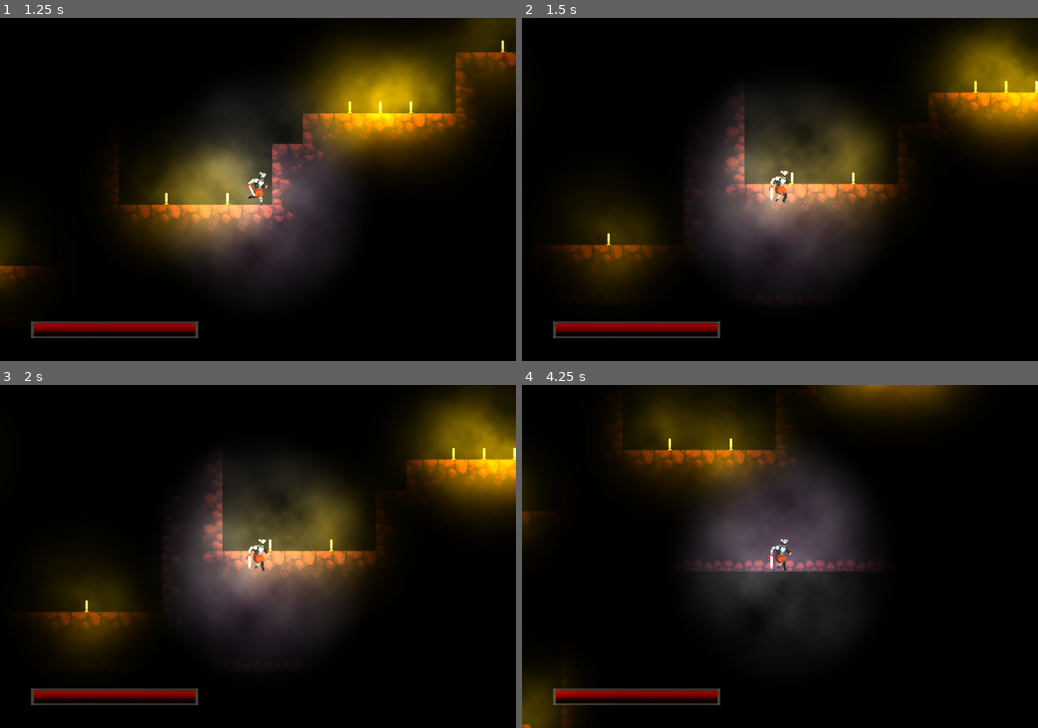
Above: before the commit, frames 1-4 (two rows, left to right).
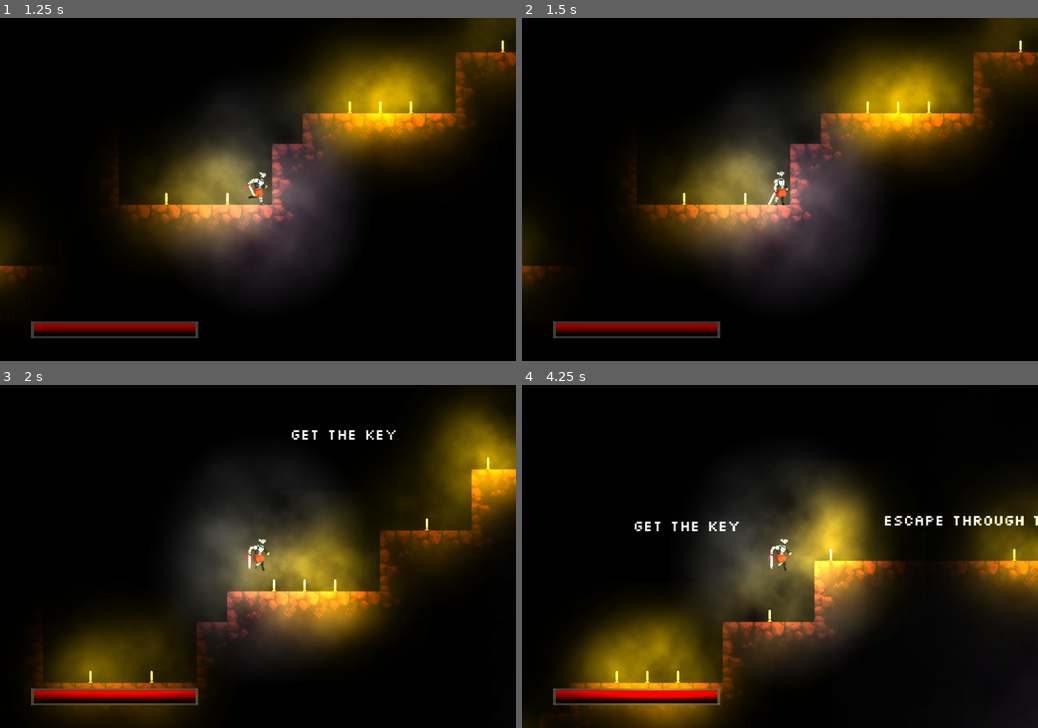
Above: after the commit, the same moments.

Repository: EmersonGGS/Fate-The-Broken-Thread-GameOffJam2021
Game: Godot game, scene res://Scenes/StartMenu.tscn
Two runs of this game, one before a commit and one after it. Both use one fixed random seed, a clock stepped at 60 frames per second and the inputs below. Sound files missing from this copy of the repository are replaced by a short silence.
Inputs (mouse positions are in pixels of both pictures, inside the frame that each line leads up to):
- Up to frame 1 (1.25 s): tap Enter (ui_accept) at 0.5 s; move the mouse to (371, 172) at 0.52 s; hold Right (right) from 0.53 s (still down); right-click (371, 172) at 0.6 s; tap Space (jump) at 0.77 s
- Up to frame 2 (1.5 s): keep holding Right (right); move the mouse to (676, 206) at 1.27 s; right-click (676, 206) at 1.35 s
- Up to frame 3 (2 s): keep holding Right (right); tap Space (jump) at 1.52 s
- Up to frame 4 (4.25 s): move the mouse to (831, 481) at 2.02 s; release Right (right) at 2.03 s; hold A (left) 2.03-2.78 s; click (831, 481) at 2.1 s; right-click (831, 481) at 2.3 s; move the mouse to (754, 625) at 2.77 s; hold Right (right) from 2.78 s (still down); right-click (754, 625) at 2.85 s; tap Space (jump) at 3.02, 3.77 s; move the mouse to (934, 607) at 3.52 s; right-click (934, 607) at 3.6 s

Frame 1 is identical in both runs. In frame 2, 25% of the frame differs, in the area x 0-100%, y 0-82%; in frame 3, 27%; in frame 4, 40%, in the area x 0-100%, y 0-100%.

Commit message:
Paired Health bar outside of player for boss fight room

Diff:
--- a/Levels/KnightBossRoom.tscn
+++ b/Levels/KnightBossRoom.tscn
@@ -89,7 +89,6 @@
 position = Vector2( 591.699, 774.906 )
 collision_layer = 17411
 fogOnViewer = false
-displayUI = false
 
 [node name="Level" type="TileMap" parent="."]
 scale = Vector2( 4, 4 )
--- a/Scenes/KnightBoss.tscn
+++ b/Scenes/KnightBoss.tscn
@@ -1,14 +1,14 @@
 [gd_scene load_steps=12 format=2]
 
 [ext_resource path="res://Scripts/KnightBoss.gd" type="Script" id=1]
-[ext_resource path="res://Assets/Enemies/Knight/Attack_01/Attack_01_07.png" type="Texture" id=2]
+[ext_resource path="res://Assets/Enemies/Knight/Attack_01/Attack_01_01.png" type="Texture" id=2]
 [ext_resource path="res://Animations/KnightBoss/FightAnimation.tres" type="Animation" id=3]
 [ext_resource path="res://Animations/KnightBoss/Idle.tres" type="Animation" id=4]
 [ext_resource path="res://Animations/KnightBoss/Run.tres" type="Animation" id=5]
 [ext_resource path="res://Scenes/FCTMgr.tscn" type="PackedScene" id=6]
 [ext_resource path="res://Scenes/FCTMgr.gd" type="Script" id=7]
 [ext_resource path="res://Animations/KnightBoss/Death.tres" type="Animation" id=8]
-[ext_resource path="res://Audio/SFX/Sword Swing 6_5 reverse.mp3" type="AudioStream" id=9]
+[ext_resource path="res://Audio/SFX/Sword Swing 6_5.wav" type="AudioStream" id=9]
 
 [sub_resource type="RectangleShape2D" id=1]
 extents = Vector2( 16.2122, 37.8052 )
@@ -38,7 +38,7 @@
 [node name="BodyShape" type="CollisionPolygon2D" parent="."]
 position = Vector2( -12.5805, -61.323 )
 scale = Vector2( 1.17281, 1.93026 )
-polygon = PoolVector2Array( 13.7064, 31.6412, 24.5992, 31.4737, 22.5309, 30.3846, 22.2552, 26.6984, 20.6006, 25.1067, 17.2914, 22.4258, 17.4293, 19.5774, 25.1507, 17.2317, 21.9794, 15.8075, 23.634, 12.2888, 20.8763, 10.6971, 20.3248, 7.17847, 19.6354, 3.91118, 17.705, 2.65454, 17.2914, 0.141237, 15.2231, -0.445198, 15.2231, 2.31943, 11.3624, 4.07874, 10.2593, 7.4298, 9.84569, 10.362, 6.53649, 11.87, 5.15766, 14.2157, 0.469625, 16.3101, 0.883278, 19.4098, 4.60612, 20.5827, 5.57131, 24.5202, 0.469625, 25.9444, -1.7365, 28.7928, -2.15016, 31.5574, 6.81227, 31.4737, 9.56993, 31.6412, 11.7761, 31.3061 )
+polygon = PoolVector2Array( 13.7064, 31.6412, 19.0839, 31.5575, 16.7399, 29.7981, 17.0156, 28.7928, 17.0156, 24.6878, 17.0156, 19.5774, 15.6368, 16.5615, 16.3262, 14.9697, 18.6702, 13.7968, 18.8081, 10.0269, 18.8081, 8.43513, 19.7733, 8.01624, 21.29, 9.18912, 22.531, 9.02156, 22.2552, 6.08938, 21.1521, 5.6705, 20.1869, 6.92715, 16.7399, 6.75959, 15.2231, 3.49231, 13.5685, -0.612741, 10.673, -2.87471, 10.3972, -5.22045, 9.15628, -5.55556, 8.74264, -2.79093, 6.26073, -1.95317, 3.91672, -0.69652, 3.67198, 4.84661, 0.469635, 7.84869, -1.87438, 10.4458, -1.18496, 14.1319, 3.64095, 16.8966, 3.36519, 19.8287, 4.74401, 23.85, 3.2273, 28.4577, 6.81227, 31.4737, 9.56993, 31.6412, 11.7761, 31.3061 )
 
 [node name="DecisionTimer" type="Timer" parent="."]
 wait_time = 5.0
@@ -74,13 +74,14 @@
 shape = SubResource( 2 )
 
 [node name="AttackDetector" type="Area2D" parent="."]
+visible = false
 position = Vector2( 21.9231, -0.76923 )
 collision_layer = 524289
 collision_mask = 524289
 
 [node name="CollisionShape2D" type="CollisionPolygon2D" parent="AttackDetector"]
 position = Vector2( 10.6316, -34.9304 )
-polygon = PoolVector2Array( 55.3666, 14.5918, 49.7067, 10.2256, 33.5356, 7.63827, 1.67857, 5.37432, -13.684, 0.523003, -14.8159, 16.5324, 28.3608, 13.4599 )
+polygon = PoolVector2Array( 56.3052, 18.4729, 57.2755, 13.7833, 52.2625, 6.66801, 35.768, -11.767, 25.5802, -18.8823, 1.97039, -27.1296, -34.4146, -31.9809, -72.0616, -29.7169, -73.6787, -26.9678, -57.3459, -25.9976, -37.7789, -26.8061, -13.0371, -23.4102, 1.51685, -16.6184, 12.0281, 4.08064, 1.67857, 5.37432, -13.684, 0.523003, -13.8457, 18.3112, -7.49051, 34.2004, 23.3831, 35.8013, 28.1857, 36.2586, 54.9429, 34.2004 )
 
 [node name="AnimationPlayer" type="AnimationPlayer" parent="."]
 anims/Death = ExtResource( 8 )
--- a/Scenes/KnightPlayer.tscn
+++ b/Scenes/KnightPlayer.tscn
@@ -59,6 +59,7 @@
 shadow_item_cull_mask = 513
 
 [node name="Fog" parent="." instance=ExtResource( 16 )]
+visible = false
 margin_left = -700.573
 margin_top = -228.648
 margin_right = -700.573
@@ -106,6 +107,7 @@
 autoplay = true
 
 [node name="UI_Player" parent="." instance=ExtResource( 14 )]
+visible = false
 margin_left = -497.407
 margin_top = -355.159
 margin_right = 579.593
--- a/Scripts/PlayerMovement.gd
+++ b/Scripts/PlayerMovement.gd
@@ -4,6 +4,9 @@
 export var speed = Vector2(500.0, 500.0)
 export var gravity = 1.0;
 export var fogOnViewer = true
+export var UI_displayed = true
+
+signal healthUpdate
 # Constants
 const JUMPFORCE = -950;
 
@@ -48,6 +51,8 @@
 func _ready():
 	if fogOnViewer:
 		$Fog.show()
+	if UI_displayed:
+		$UI_Player.show()
 	set_physics_process(true)
 	audioStreamPlayer = $AudioStreamPlayer2D
 	characterSprite = $CharacterSprite
@@ -67,9 +72,9 @@
 			velocity.y = JUMPFORCE
 		velocity = move_and_slide(velocity, Vector2.UP,true,4,.78,false)
 		handle_animated_sprite_state()
-	if Input.is_action_just_pressed("Block"):
-		#debug, teleport character to mouse location
-		self.position = get_global_mouse_position()
+#	if Input.is_action_just_pressed("Block"):
+#		#debug, teleport character to mouse location
+#		self.position = get_global_mouse_position()
 
 
 func getDirection() -> Vector2:
@@ -155,6 +160,7 @@
 func recieve_damage(damage, crit):
 	CharacterState.health = clamp(CharacterState.health - damage,0,100);
 	$UI_Player.UI_health_update(CharacterState.health);
+	emit_signal("healthUpdate",CharacterState.health)
 	hurtAnimationPlayer.play("hurt");
 	audioStreamPlayer.volume_db = 0.0
 	audioStreamPlayer.stream = hitSound;
